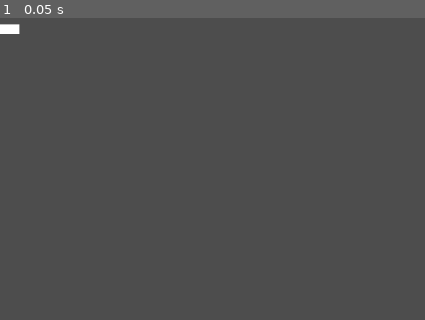
Above: before the commit, frame 1.
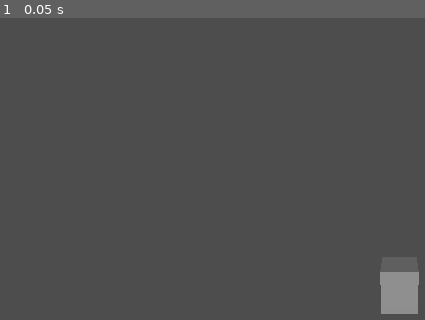
Above: after the commit, the same moment.

Repository: coffandro/Orient-Express
Game: Godot game, scene res://OrientExpress.tscn
The game is run twice, just before and just after one commit, with the same random seed, the same clock (stepped at 60 frames per second) and the same inputs. Before the commit the project starts from res://orient.tscn.
Inputs:
- Up to frame 1 (0.05 s): no input

The runs differ from the first frame. In frame 1, 1.4% of the frame differs, in the area x 0-99%, y 1-99%.

Commit message:
Modified a bunch

Diff:
--- /dev/null
+++ b/OrientExpress.tscn
@@ -0,0 +1,27 @@
+[gd_scene load_steps=3 format=3 uid="uid://dwa4m5oalai3e"]
+
+[ext_resource type="PackedScene" uid="uid://dp0kgx6fff33p" path="res://Player.tscn" id="1_jlefk"]
+
+[sub_resource type="BoxShape3D" id="BoxShape3D_iqxia"]
+size = Vector3(5, 1, 5)
+
+[node name="Node" type="Node"]
+
+[node name="UserInterface" type="Control" parent="."]
+layout_mode = 3
+anchors_preset = 15
+anchor_right = 1.0
+anchor_bottom = 1.0
+grow_horizontal = 2
+grow_vertical = 2
+
+[node name="CharacterBody3D" parent="." instance=ExtResource("1_jlefk")]
+
+[node name="StaticBody3D" type="StaticBody3D" parent="."]
+transform = Transform3D(1, 0, 0, 0, 1, 0, 0, 0, 1, 0, -0.5, 0)
+
+[node name="CollisionShape3D" type="CollisionShape3D" parent="StaticBody3D"]
+shape = SubResource("BoxShape3D_iqxia")
+
+[node name="DirectionalLight3D" type="DirectionalLight3D" parent="."]
+transform = Transform3D(1, 0, 0, 0, 0.920559, 0.390603, 0, -0.390603, 0.920559, 0, 2.93972, 0)
--- /dev/null
+++ b/Player.gd
@@ -0,0 +1,31 @@
+extends CharacterBody3D
+
+
+const SPEED = 5.0
+const JUMP_VELOCITY = 4.5
+
+# Get the gravity from the project settings to be synced with RigidBody nodes.
+var gravity = ProjectSettings.get_setting("physics/3d/default_gravity")
+
+
+func _physics_process(delta):
+	# Add the gravity.
+	if not is_on_floor():
+		velocity.y -= gravity * delta
+
+	# Handle Jump.
+	if Input.is_action_just_pressed("ui_accept") and is_on_floor():
+		velocity.y = JUMP_VELOCITY
+
+	# Get the input direction and handle the movement/deceleration.
+	# As good practice, you should replace UI actions with custom gameplay actions.
+	var input_dir = Input.get_vector("ui_left", "ui_right", "ui_up", "ui_down")
+	var direction = (transform.basis * Vector3(input_dir.x, 0, input_dir.y)).normalized()
+	if direction:
+		velocity.x = direction.x * SPEED
+		velocity.z = direction.z * SPEED
+	else:
+		velocity.x = move_toward(velocity.x, 0, SPEED)
+		velocity.z = move_toward(velocity.z, 0, SPEED)
+
+	move_and_slide()
--- /dev/null
+++ b/Player.tscn
@@ -0,0 +1,24 @@
+[gd_scene load_steps=4 format=3 uid="uid://dp0kgx6fff33p"]
+
+[ext_resource type="Script" path="res://Player.gd" id="1_h1nwd"]
+
+[sub_resource type="BoxShape3D" id="BoxShape3D_81jgx"]
+size = Vector3(1, 1.25, 1)
+
+[sub_resource type="BoxMesh" id="BoxMesh_5mewj"]
+size = Vector3(1, 1.25, 1)
+
+[node name="Player" type="CharacterBody3D"]
+script = ExtResource("1_h1nwd")
+
+[node name="BodyCollision" type="CollisionShape3D" parent="."]
+transform = Transform3D(1, 0, 0, 0, 1, 0, 0, 0, 1, 0, 0.625, 0)
+shape = SubResource("BoxShape3D_81jgx")
+
+[node name="BodyMesh" type="MeshInstance3D" parent="."]
+transform = Transform3D(1, 0, 0, 0, 1, 0, 0, 0, 1, 0, 0.625, 0)
+mesh = SubResource("BoxMesh_5mewj")
+skeleton = NodePath("")
+
+[node name="Camera3D" type="Camera3D" parent="."]
+transform = Transform3D(1, 0, 0, 0, 0.965926, 0.258819, 0, -0.258819, 0.965926, 0, 4.5, 7.5)
--- a/orient.tscn
+++ /dev/null
@@ -1,19 +0,0 @@
-[gd_scene load_steps=3 format=3 uid="uid://d60v81trjud1"]
-
-[sub_resource type="RectangleShape2D" id="RectangleShape2D_sudwp"]
-size = Vector2(150, 20)
-
-[sub_resource type="BoxMesh" id="BoxMesh_ib8i3"]
-
-[node name="Orient" type="Node2D"]
-
-[node name="StaticBody2D" type="StaticBody2D" parent="."]
-
-[node name="CollisionShape2D" type="CollisionShape2D" parent="StaticBody2D"]
-position = Vector2(75, 52)
-shape = SubResource("RectangleShape2D_sudwp")
-
-[node name="MeshInstance2D" type="MeshInstance2D" parent="StaticBody2D"]
-position = Vector2(14, 48)
-scale = Vector2(28.5, -13.5)
-mesh = SubResource("BoxMesh_ib8i3")
--- a/project.godot
+++ b/project.godot
@@ -11,9 +11,36 @@
 [application]
 
 config/name="Orient Express"
-run/main_scene="res://orient.tscn"
+run/main_scene="res://OrientExpress.tscn"
 config/features=PackedStringArray("4.1", "GL Compatibility")
 config/icon="res://icon.svg"
+
+[input]
+
+Face_Up={
+"deadzone": 0.5,
+"events": [Object(InputEventKey,"resource_local_to_scene":false,"resource_name":"","device":-1,"window_id":0,"alt_pressed":false,"shift_pressed":false,"ctrl_pressed":false,"meta_pressed":false,"pressed":false,"keycode":0,"physical_keycode":4194320,"key_label":0,"unicode":0,"echo":false,"script":null)
+, Object(InputEventKey,"resource_local_to_scene":false,"resource_name":"","device":-1,"window_id":0,"alt_pressed":false,"shift_pressed":false,"ctrl_pressed":false,"meta_pressed":false,"pressed":false,"keycode":0,"physical_keycode":87,"key_label":0,"unicode":119,"echo":false,"script":null)
+]
+}
+Face_Down={
+"deadzone": 0.5,
+"events": [Object(InputEventKey,"resource_local_to_scene":false,"resource_name":"","device":-1,"window_id":0,"alt_pressed":false,"shift_pressed":false,"ctrl_pressed":false,"meta_pressed":false,"pressed":false,"keycode":0,"physical_keycode":4194322,"key_label":0,"unicode":0,"echo":false,"script":null)
+, Object(InputEventKey,"resource_local_to_scene":false,"resource_name":"","device":-1,"window_id":0,"alt_pressed":false,"shift_pressed":false,"ctrl_pressed":false,"meta_pressed":false,"pressed":false,"keycode":0,"physical_keycode":83,"key_label":0,"unicode":115,"echo":false,"script":null)
+]
+}
+Face_Left={
+"deadzone": 0.5,
+"events": [Object(InputEventKey,"resource_local_to_scene":false,"resource_name":"","device":-1,"window_id":0,"alt_pressed":false,"shift_pressed":false,"ctrl_pressed":false,"meta_pressed":false,"pressed":false,"keycode":0,"physical_keycode":4194319,"key_label":0,"unicode":0,"echo":false,"script":null)
+, Object(InputEventKey,"resource_local_to_scene":false,"resource_name":"","device":-1,"window_id":0,"alt_pressed":false,"shift_pressed":false,"ctrl_pressed":false,"meta_pressed":false,"pressed":false,"keycode":0,"physical_keycode":65,"key_label":0,"unicode":97,"echo":false,"script":null)
+]
+}
+Face_Right={
+"deadzone": 0.5,
+"events": [Object(InputEventKey,"resource_local_to_scene":false,"resource_name":"","device":-1,"window_id":0,"alt_pressed":false,"shift_pressed":false,"ctrl_pressed":false,"meta_pressed":false,"pressed":false,"keycode":0,"physical_keycode":4194321,"key_label":0,"unicode":0,"echo":false,"script":null)
+, Object(InputEventKey,"resource_local_to_scene":false,"resource_name":"","device":-1,"window_id":0,"alt_pressed":false,"shift_pressed":false,"ctrl_pressed":false,"meta_pressed":false,"pressed":false,"keycode":0,"physical_keycode":68,"key_label":0,"unicode":100,"echo":false,"script":null)
+]
+}
 
 [rendering]
 
Binary file removed: Ovani Godot Audio Plugin/- Thank You.png
Not shown, removed: Ovani Godot Audio Plugin/- Thank You.png.import
